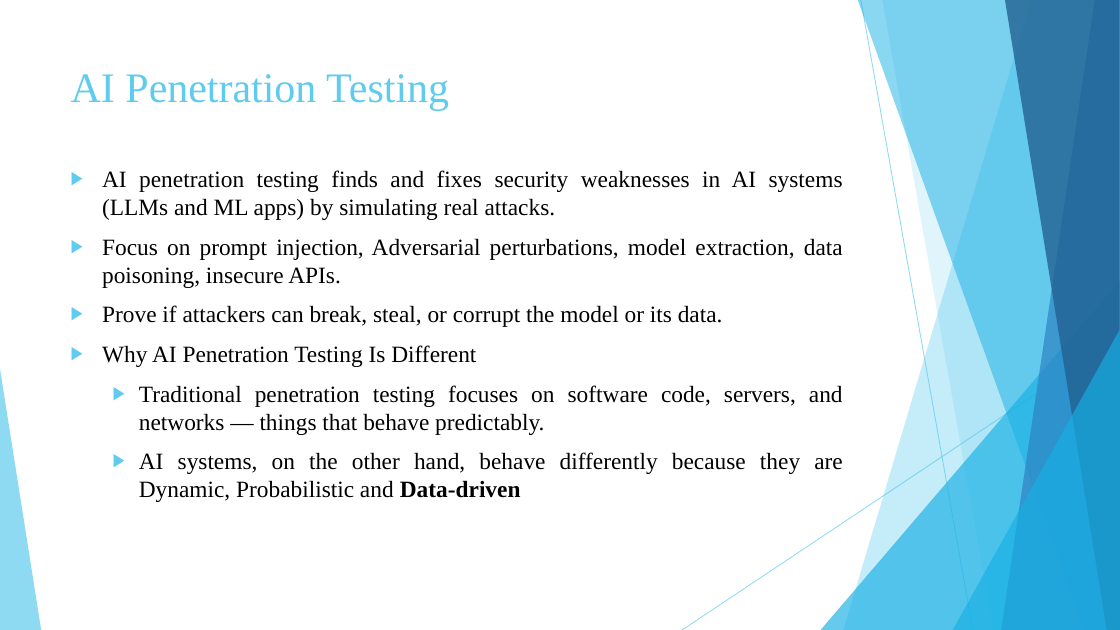
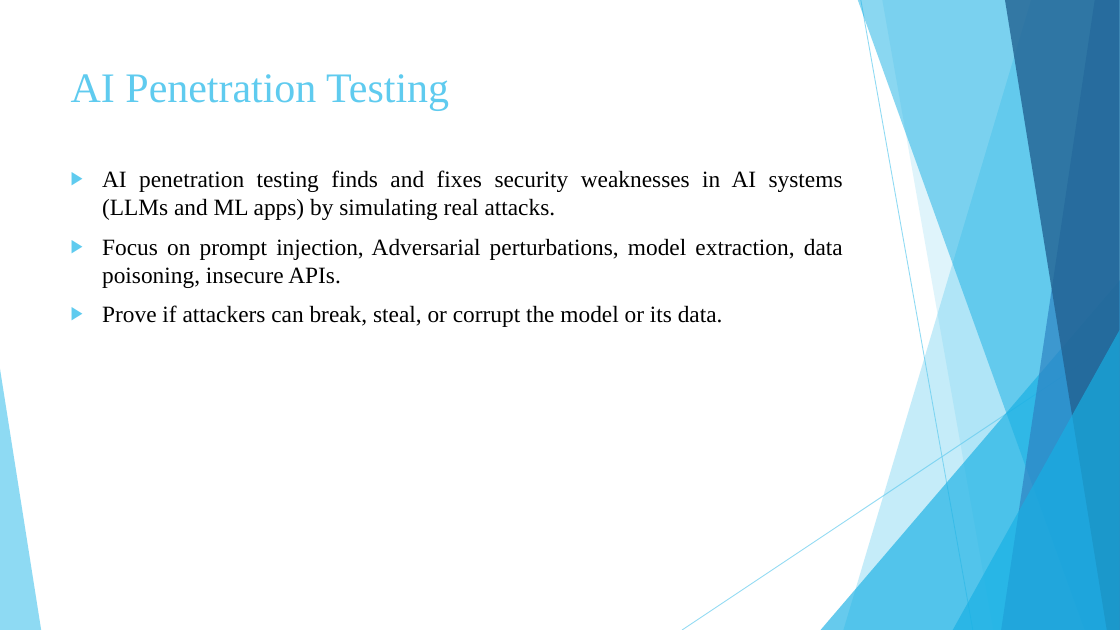
Before and after one commit to khaled-almir/VersifAi, a slide deck: slide 11 of Presentations/Pen testing for web.pptx (slide 7 before the commit). Drawn at 1120x630 pixels with LibreOffice and Linux fonts; fonts in the diff are those of the drawing. Boxes give left, top, right and bottom in pixels: in the first picture for what was removed or moved away, otherwise in the second. Text is boxed around its words. In the diff, an @@ line names an element or a change of style, - is before the commit and + after.

```diff
--- a/Presentations/Pen testing for web.pptx
+++ b/Presentations/Pen testing for web.pptx
@@ text at (102,345,843,502): paragraphs removed @@
-▶ Why AI Penetration Testing Is Different
-  ▶ Traditional penetration testing focuses on software code, servers, and networks — things that behave predictably.
-  ▶ AI systems, on the other hand, behave differently because they are Dynamic, Probabilistic and Data-driven
```
Also in this commit, not shown: 4 other slides changed, 7 slides added, 1 slide removed.
